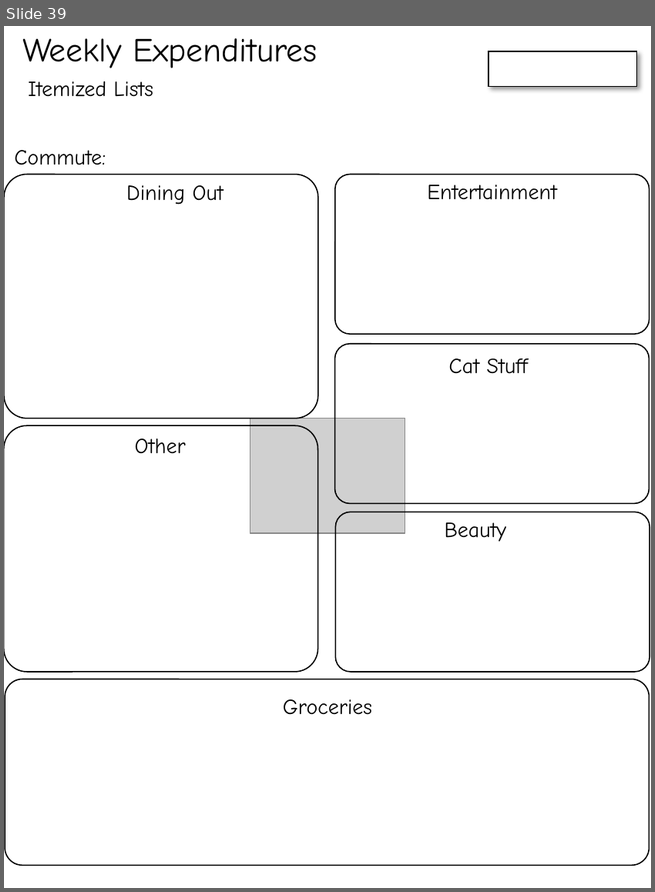
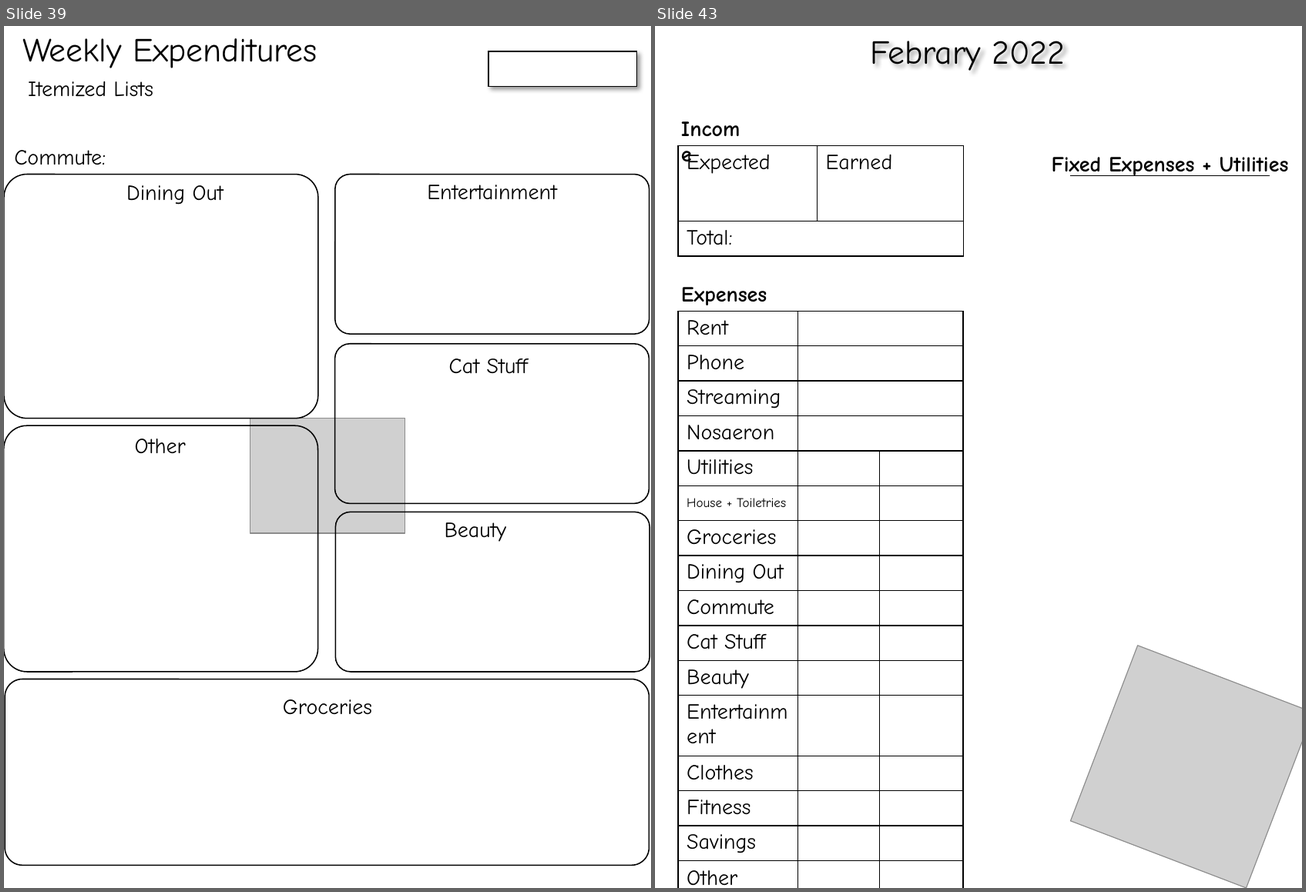
Before and after one commit to cds70409/cds70409.github.io, a slide deck: bujo_printouts.pptx. Shown side by side, each under a label of ours: slide 39 before the commit, slides 39 and 43 after it; the slides between them are not shown. The pictures are 655x892 and 1306x892 pixels, drawn with LibreOffice and Linux fonts; fonts in the diff are those of the drawing; grey boxes stand for pictures. Boxes give left, top, right and bottom in pixels: in the first picture for what was removed or moved away, otherwise in the second. Text is boxed around its words. In the diff, an @@ line names an element or a change of style, - is before the commit and + after.

```diff
--- a/bujo_printouts.pptx
+++ b/bujo_printouts.pptx
@@ slide 43 added at bbox=[655, 26, 1302, 888], background #FFFFFF @@
@@ text added at bbox=[871, 41, 1065, 71], 28 pt, text #000000 @@
+Febrary 2022
@@ text added at bbox=[673, 111, 756, 146], 18 pt, text #000000, bold @@
+Income
@@ table added at bbox=[678, 146, 964, 256], 2 rows, 2 columns @@
+Expected | Earned
+Total: | 
@@ text added at bbox=[1052, 157, 1289, 176], 18 pt, text #000000, bold @@
+Fixed Expenses + Utilities
@@ line added from (1071, 176) to (1269, 176), #000000 0.5 pt @@
@@ text added at bbox=[681, 287, 767, 306], 18 pt, text #000000, bold @@
+Expenses
@@ table added at bbox=[678, 312, 963, 888], 16 rows, 3 columns @@
+Rent |  | 
+Phone |  | 
+Streaming |  | 
+Nosaeron |  | 
+Utilities |  | 
+House + Toiletries |  | 
+Groceries |  | 
+Dining Out |  | 
+Commute |  | 
+Cat Stuff |  | 
+Beauty |  | 
+Entertainment |  | 
+Clothes |  | 
+Fitness |  | 
+Savings |  | 
+Other |  | 
@@ picture added at bbox=[1070, 645, 1302, 888] @@
```
Also in this commit, not shown: 8 other slides added.
